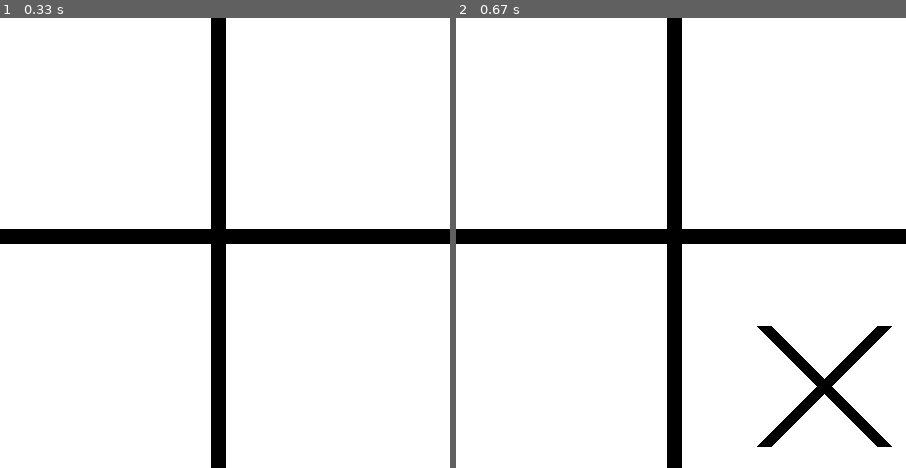
Above: before the commit, frames 1-2 (left to right).
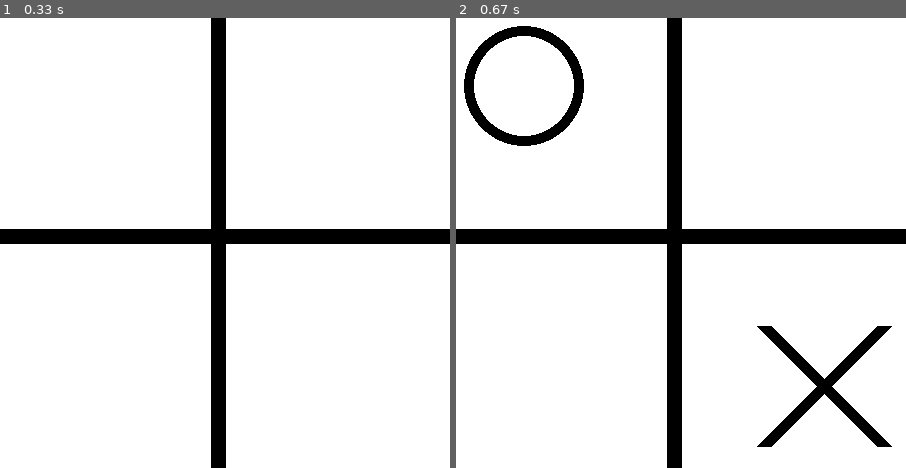
Above: after the commit, the same moments.

Repository: Rodrigueezj/Tricky
Game: pygame game, started from src/tricky.py
Same seed, same stepped clock (60 frames per second), same inputs: the game is played once before the commit and once after it.
Inputs (mouse positions are % of the whole screen's width and height, from its top left):
- Up to frame 1 (0.33 s): no input
- Up to frame 2 (0.67 s): click (50, 50) at 0.38 s
The pictures show only the part of the screen within x 9-59%, y 9-59%; the shares and areas given below are measured in that part.

Frame 1 is identical in both runs. In frame 2, 1.7% of the frame differs, in the area x 1-29%, y 1-29%.

Commit message:
minimax algorythm

Diff:
--- a/src/tricky.py
+++ b/src/tricky.py
@@ -1,4 +1,4 @@
-import sys, pygame
+import sys, pygame, copy
 import numpy as np
 
 WIDTH = 900
@@ -31,7 +31,7 @@
         print(self.squares)
 
     def final_state(self):
-
+        #return 0 if draw
         #return 1 if 1st player wins
         #return 2 if 2nd player wins
 
@@ -67,7 +67,7 @@
         empties = []
         for row in range(ROWS):
             for col in range(COLS):
-                if self.empty(row, col):
+                if self.empty_square(row, col):
                     empties.append((row, col))
         return empties
 
@@ -77,13 +77,68 @@
     def isempty(self):
         return self.marked_squares == 0
 
+class AI:
+
+    def __init__(self, player = 2):
+        self.player = player
+
+    def minimax(self, board, maximizing): #returns (evaluation, best move)
+        case = board.final_state()
+
+        #terminal cases
+
+        if case == 1: #if player 1 wins
+            return 1, None
+
+        elif case == 2: #if player 2 wins
+            return -1, None
+
+        elif board.isfull(): #if draw
+            return 0, None
+
+        if maximizing:
+            max_eval = -10
+            best_move = None
+            empty_squares = board.get_empty_squares()
+
+            for (row, col) in empty_squares:
+                temp_board = copy.deepcopy(board)
+                temp_board.mark_square(row, col, 1)
+                eval = self.minimax(temp_board, False)[0]
+
+                if eval > max_eval:
+                    max_eval = eval
+                    best_move = (row, col)
+
+            return max_eval, best_move
+
+        elif not maximizing:
+            min_eval = 10
+            best_move = None
+            empty_squares = board.get_empty_squares()
+
+            for (row, col) in empty_squares:
+                temp_board = copy.deepcopy(board)
+                temp_board.mark_square(row, col, 2)
+                eval = self.minimax(temp_board, True)[0]
+
+                if eval < min_eval:
+                    min_eval = eval
+                    best_move = (row, col)
+
+            return min_eval, best_move
+
+    def eval(self, main_board):
+        eval, move = self.minimax(main_board, False)
+        print(f'AI has chosen to mark square in position {move}, with an evaluation of {eval}')
+        return move
+
 class Game:
 
     def __init__(self):
         self.board = Board()
-        #self.ai = AI()
+        self.ai = AI()
         self.player = 1
-        self.gamemode = 'pvp'
         self.running = True
         self.lines()
 
@@ -116,12 +171,12 @@
 def main():
     game = Game()
     board = game.board
+    ai = game.ai
     while True:                                         #   This is always the same on pygame
-        for event in pygame.event.get():                #
+        for event in pygame.event.get():
             if event.type == pygame.QUIT:               #  checks if we have closed the program
-                pygame.quit()                           #
-                sys.exit()                              #
-
+                pygame.quit()
+                sys.exit()
                                                         #casting positions into coordinatess
             if event.type == pygame.MOUSEBUTTONDOWN:
                 pos = event.pos                         #position of the click(built in pygame)
@@ -134,7 +189,13 @@
                     game.next_turn()
                     print(board.squares)
 
-        pygame.display.update() #update the display
-
-if __name__ == '__main__':
-    main()
+        if game.player == ai.player:
+            pygame.display.update()
+            row, col = ai.eval(board)
+            board.mark_square(row, col, game.player)
+            game.draw(row, col)
+            game.next_turn()
+
+        pygame.display.update()
+
+main()
